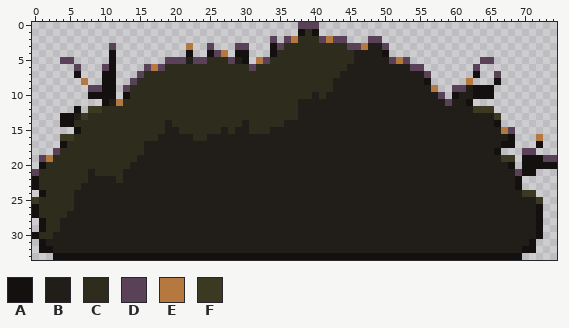
Pixel-art file -- art/source/park_bush/park_bush.aseprite. Above is the file before it was changed.
75x34 pixels, 1 frame.
Palette (. is transparent): A #13100f  B #211e19  C #2e2d1d  D #594257  E #b5793f  F #3b3921
Now the later version:
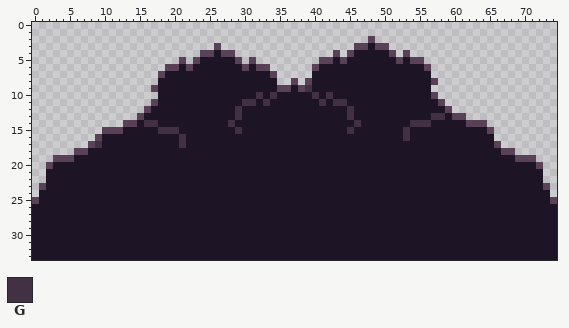
Colours new in this view: G #423045
Diff:
colour B: #211e19 -> #1d1525
Changed rows in their new state; - is a pixel that keeps its letter.
first column x 0:
 0 --------------------------------------...----------------------------------
 1 --------------------------------------...----------------------------------
 2 ----------------------------------.-.........----.-------------------------
 3 -----------.----------.--.D--..---............-D-D-------------------------
 4 -----------.----------.-DDBDD..---.........D.D----BD-D---------------------
 5 ----..-----.-------..-.-BBBBBD.D.........DDBDB-----BDBDD--------..---------
 6 ------.---..----...DDBDBBBBBBBDBDD......DBBBB---------BBD------.-----------
 7 ------.---..---...DBBBBBBBBBBBBBBBD.....BBBB------------B------.--.--------
 8 -------.--..--....BBBBBBBBBBBBBBBBB..D.DBBB-------------BD----.---.--------
 9 --------....-....DBBBBBBBBBBBBBBBBBDDBDGBBB--------------.--......---------
10 --------....-.....BBBBBBBBBBBBBBGBGBBBBBGBG--------------D.-......---------
11 ----------.......DBBBBBBBBBBBBGGBGBBBB---G-GG-------------D....------------
12 ------.-........DBBBBBBBBBBBBGBBBBBBBB-------G-------------D......---------
13 ----...........DBBBBBBBBBBBBBGBBBBBBBB-------G-----------GG-DD.....--------
14 ----.........DDBGGB-BBBBBBBBGB-BBBBB----------G-------GGG-----DDD..--------
15 ------....DDDBBBBBGGGBBBBBB-BG-BBB-----------G-------G-----------D...------
16 ----.....DBBBBBBBB---G-BB----------------------------G------------...---.--
17 ----....DGBBBBBB-----G--------------------------------------------D..---.--
18 ---...DDBBBBBBBB--------------------------------------------------BDD-..---
19 -..DDDBBBBBBBBB----------------------------------------------------BBDDD...
20 -.DBBBBBBBBBBB------------------------------------------------------BBBBD..
21 ..BBBBBB-BBBB--------------------------------------------------------BBBB--
22 ..BBBBBB----B--------------------------------------------------------BBBB--
23 .DBBBBB--------------------------------------------------------------BBBBD-
24 -BBBBB----------------------------------------------------------------BBBB-
25 DBBBBB------------------------------------------------------------------BBD
26 BBBBBB------------------------------------------------------------------BBB
27 BBBBB-------------------------------------------------------------------BBB
28 BBBB--------------------------------------------------------------------BBB
29 BBBB--------------------------------------------------------------------BBB
30 BBB---------------------------------------------------------------------BBB
31 BB---------------------------------------------------------------------BBBB
32 BBB-------------------------------------------------------------------BBBBB
33 BBBBBBBBBBBBBBBBBBBBBBBBBBBBBBBBBBBBBBBBBBBBBBBBBBBBBBBBBBBBBBBBBBBBBBBBBBB
Changed places in both pictures, as pixel boxes (x1, y1, x2, y2):
changed: (32, 22, 557, 260)
